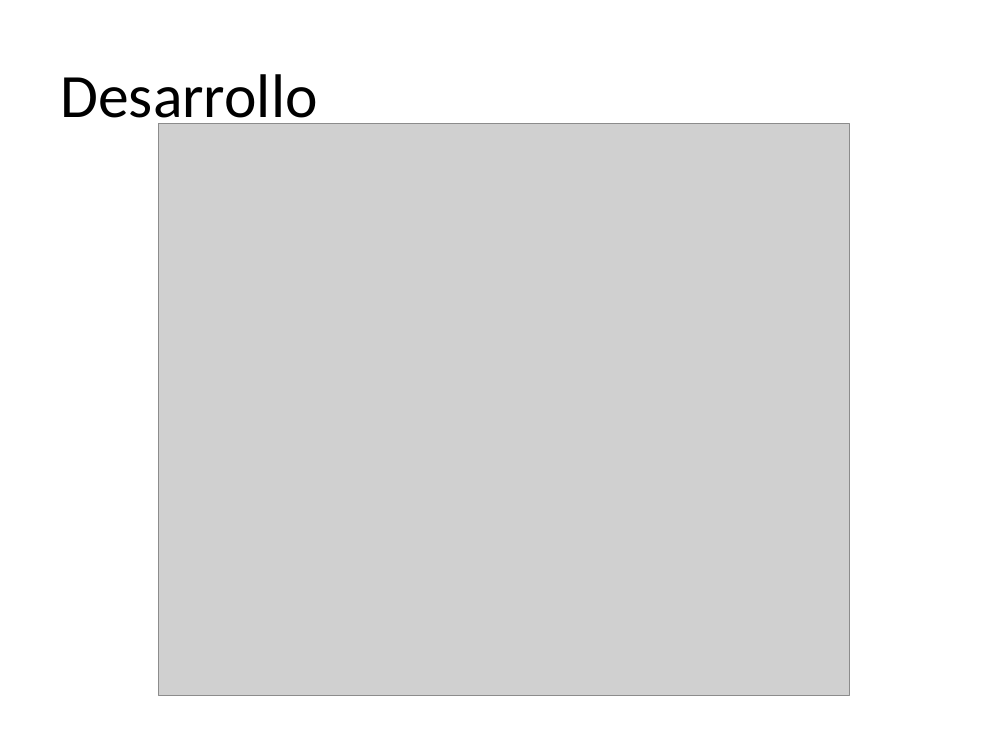
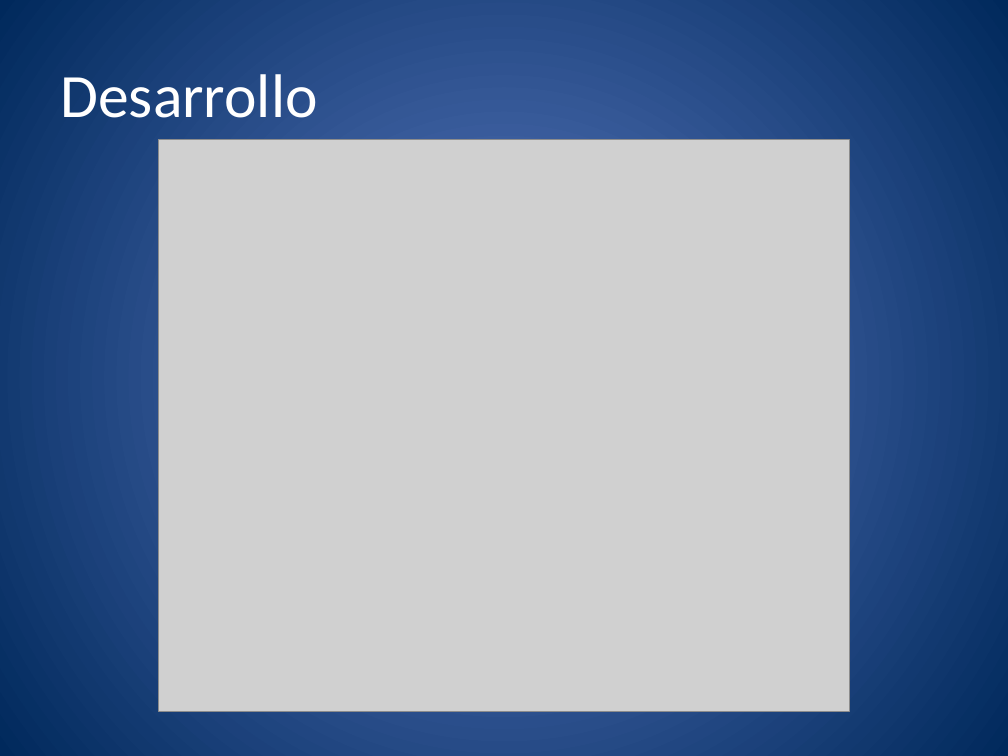
Before and after one commit to molins/TFG, a slide deck: slide 24 of presentacion/TFG.pptx (slide 22 before the commit). Drawn at 1008x756 pixels with LibreOffice and Linux fonts; fonts in the diff are those of the drawing; grey boxes stand for pictures. Boxes give left, top, right and bottom in pixels: in the first picture for what was removed or moved away, otherwise in the second. Text is boxed around its words. In the diff, an @@ line names an element or a change of style, - is before the commit and + after.

```diff
--- a/presentacion/TFG.pptx
+++ b/presentacion/TFG.pptx
@@ background #FFFFFF to gradient #5E7CC5 to #00295C @@
@@ title "Desarrollo" at (x1=60, y1=74, x2=317, y2=118): text colour #000000 to #FFFFFF @@
@@ picture moved from (x1=158, y1=124, x2=849, y2=696) to (x1=158, y1=140, x2=849, y2=712) @@
```
Also in this commit, not shown: 32 other slides changed, 2 slides added, 1 other file.
